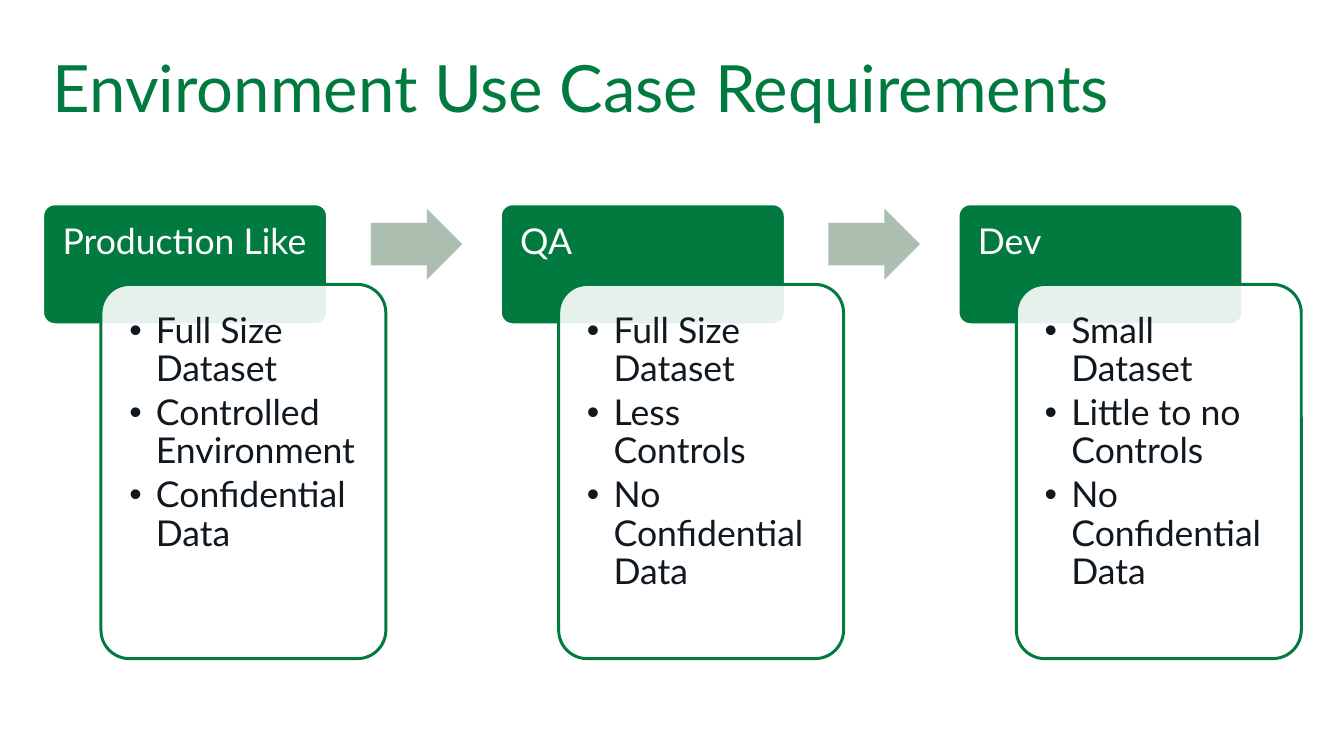
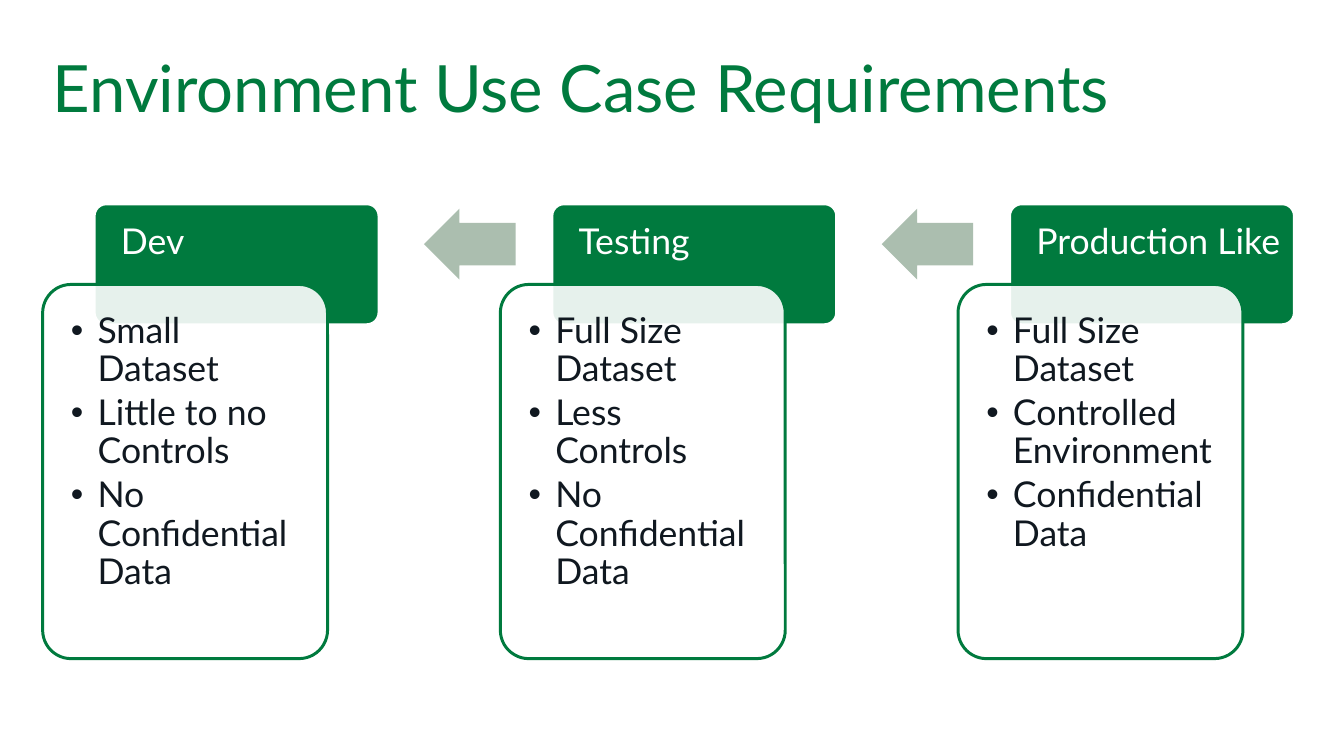
Before and after one commit to SQLPioneer/Presentations, a slide deck: slide 15 of Automation/EnvironmentAutomation.pptx (slide 5 before the commit). Drawn at 1344x756 pixels with LibreOffice and Linux fonts; fonts in the diff are those of the drawing; background and template pictures are left out. Boxes give left, top, right and bottom in pixels: in the first picture for what was removed or moved away, otherwise in the second. Text is boxed around its words. In the diff, an @@ line names an element or a change of style, - is before the commit and + after.

```diff
--- a/Automation/EnvironmentAutomation.pptx
+++ b/Automation/EnvironmentAutomation.pptx
@@ text "Dev": place and size @@
-text "Dev" at [978, 228, 1041, 255]
+text "Dev" at [121, 228, 184, 255]
@@ right arrow at [423, 209, 515, 279]: rotation 0 to 180 degrees @@
@@ right arrow at [881, 209, 973, 279]: rotation 0 to 180 degrees @@
@@ 3 rounded rectangles: place and size @@
-3 rounded rectangles at [43, 204, 1243, 324]
+3 rounded rectangles at [94, 204, 1294, 324]
@@ text "Production Like": place and size @@
-text "Production Like" at [63, 227, 307, 255]
+text "Production Like" at [1036, 227, 1280, 255]
@@ text removed at [520, 228, 572, 260] @@
-QA
@@ text added at [579, 228, 690, 261], 24 pt, text #FFFFFF @@
+Testing
@@ text "Small Dataset": place and size @@
-text "Small Dataset" at [1071, 316, 1261, 585]
+text "Small Dataset" at [98, 316, 288, 585]
@@ 3 rounded rectangles, 1 text: place and size @@
-3 rounded rectangles, 1 text at [101, 285, 1301, 659]
+3 rounded rectangles, 1 text at [43, 285, 1243, 659]
@@ text "Full Size Dataset": place and size @@
-text "Full Size Dataset" at [156, 316, 355, 547]
+text "Full Size Dataset" at [1013, 316, 1212, 547]
```
Also in this commit, not shown: 1 other slide changed, 10 slides added, 3 slides removed.
